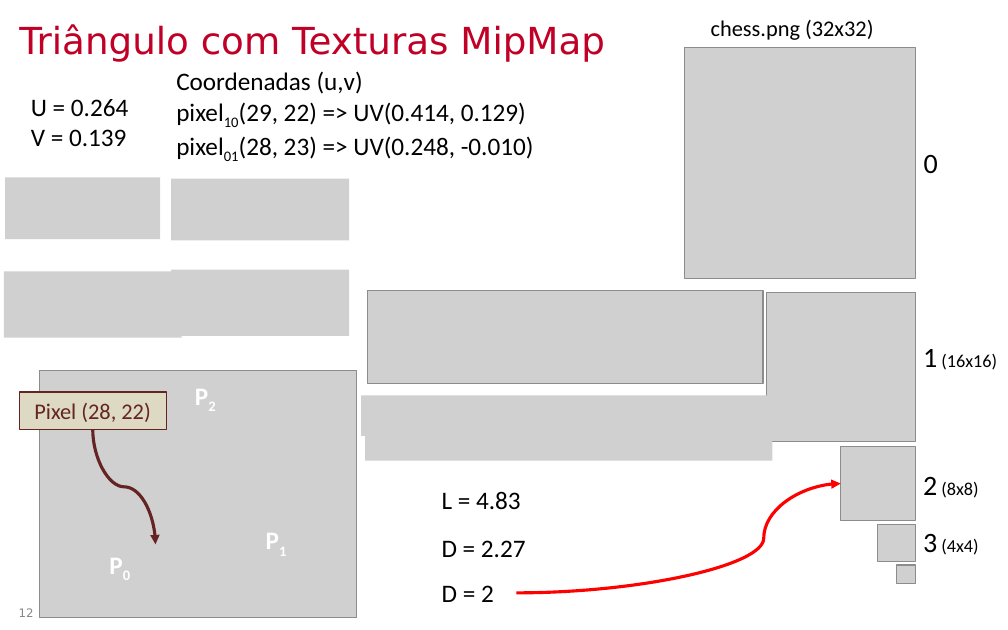
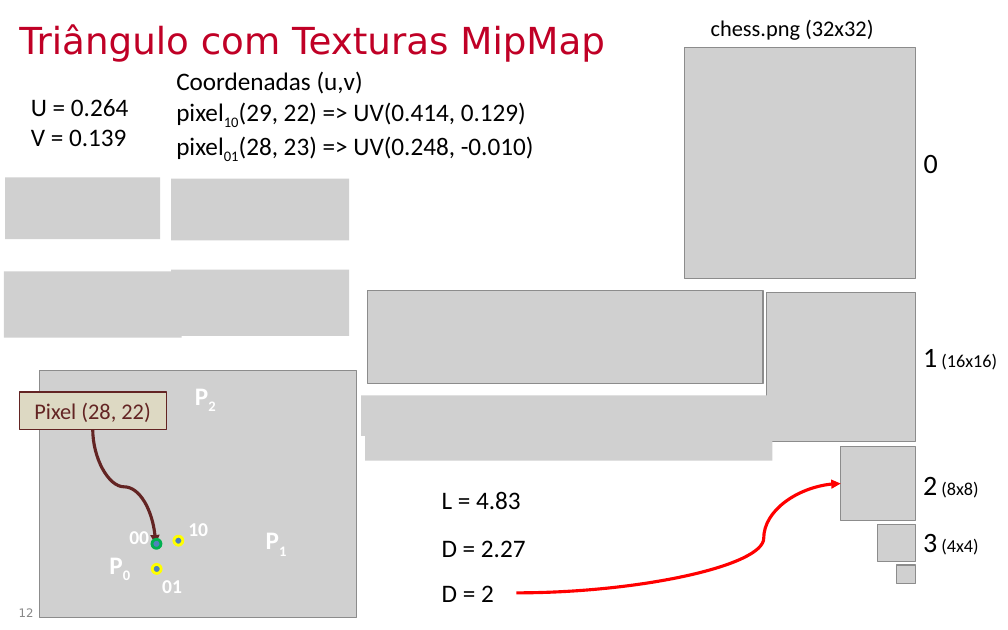
Before and after one commit to lpsoares/ComputacaoGrafica, a slide deck: slide 12 of content/aulas/12-revisao3_interpolacao_mipmap_visibilidade/aula12_revisao3_interpolacao_mipmap_visibilidade.pptx. Drawn at 1008x630 pixels with LibreOffice and Linux fonts; fonts in the diff are those of the drawing; grey boxes stand for pictures; background and template pictures are left out. Boxes give left, top, right and bottom in pixels: in the first picture for what was removed or moved away, otherwise in the second. Text is boxed around its words. In the diff, an @@ line names an element or a change of style, - is before the commit and + after.

```diff
--- a/content/aulas/12-revisao3_interpolacao_mipmap_visibilidade/aula12_revisao3_interpolacao_mipmap_visibilidade.pptx
+++ b/content/aulas/12-revisao3_interpolacao_mipmap_visibilidade/aula12_revisao3_interpolacao_mipmap_visibilidade.pptx
@@ group added at [129,524,208,593]: 3 ellipses, 3 texts @@
+01
+10
+00
```
Also in this commit, not shown: 13 other slides changed, 2 other files.
